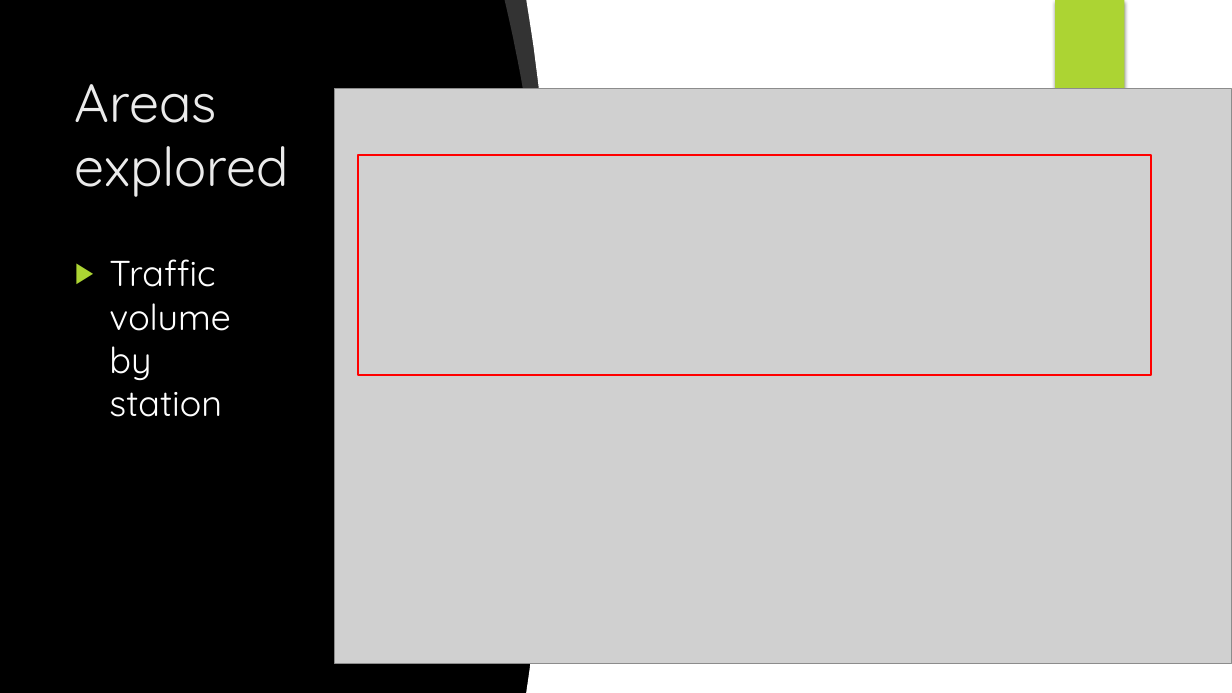
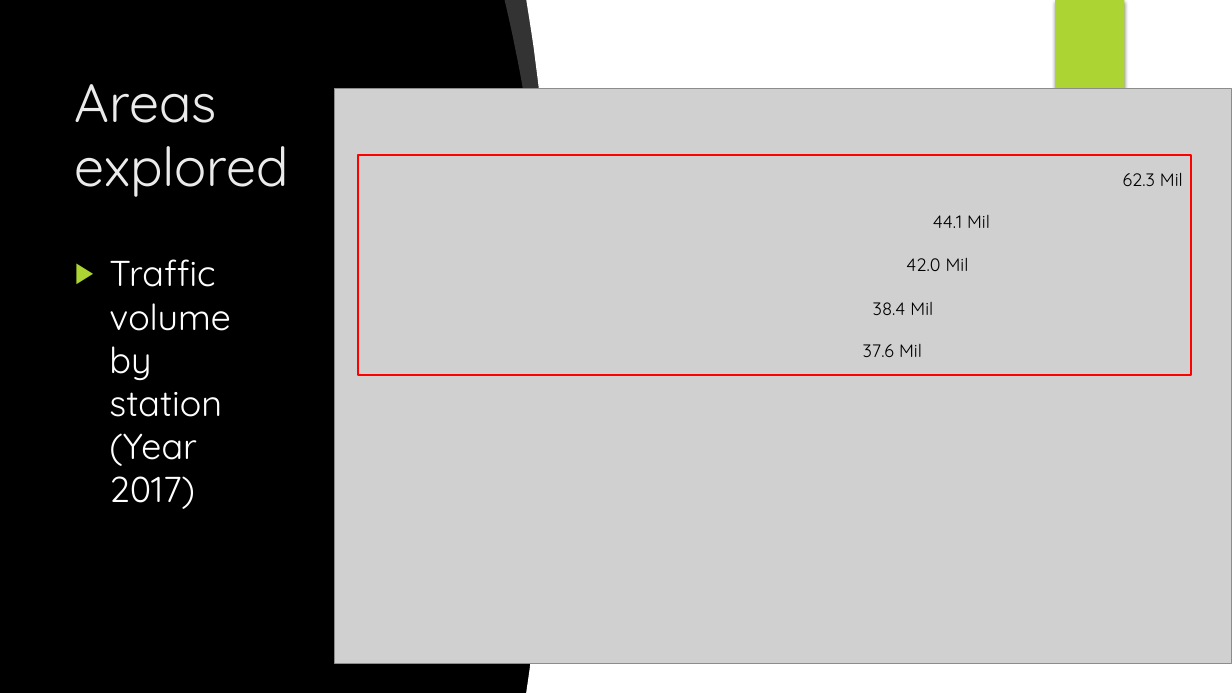
Before and after one commit to JNYH/projectbenson, a slide deck: slide 6 of OptimizeStreetTeamDeployment.pptx (slide 4 before the commit). Drawn at 1232x693 pixels with LibreOffice and Linux fonts; fonts in the diff are those of the drawing; grey boxes stand for pictures; background and template pictures are left out. Boxes give left, top, right and bottom in pixels: in the first picture for what was removed or moved away, otherwise in the second. Text is boxed around its words. In the diff, an @@ line names an element or a change of style, - is before the commit and + after.

Commit message:
final slides

```diff
--- a/OptimizeStreetTeamDeployment.pptx
+++ b/OptimizeStreetTeamDeployment.pptx
@@ rectangle: place and size @@
-rectangle at <box>358,155,1152,375</box>
+rectangle at <box>358,155,1191,375</box>
@@ text added at <box>1123,173,1183,186</box>, 14 pt, text #000000 @@
+62.3 Mil
@@ text added at <box>933,215,990,228</box>, 14 pt, text #000000 @@
+44.1 Mil
@@ text at <box>109,259,230,509</box>: text changed @@
-▶ Traffic volume by station
+▶ Traffic volume by station (Year 2017)
@@ text added at <box>906,258,969,271</box>, 14 pt, text #000000 @@
+42.0 Mil
@@ text added at <box>873,302,933,315</box>, 14 pt, text #000000 @@
+38.4 Mil
@@ text added at <box>863,344,922,357</box>, 14 pt, text #000000 @@
+37.6 Mil
```
Also in this commit, not shown: 7 other slides changed, 1 slide added.
